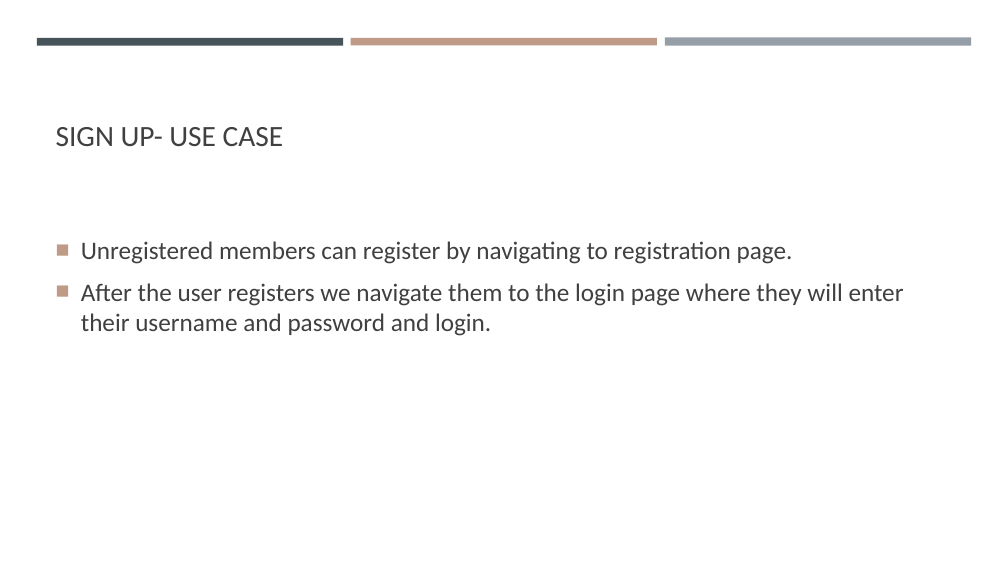
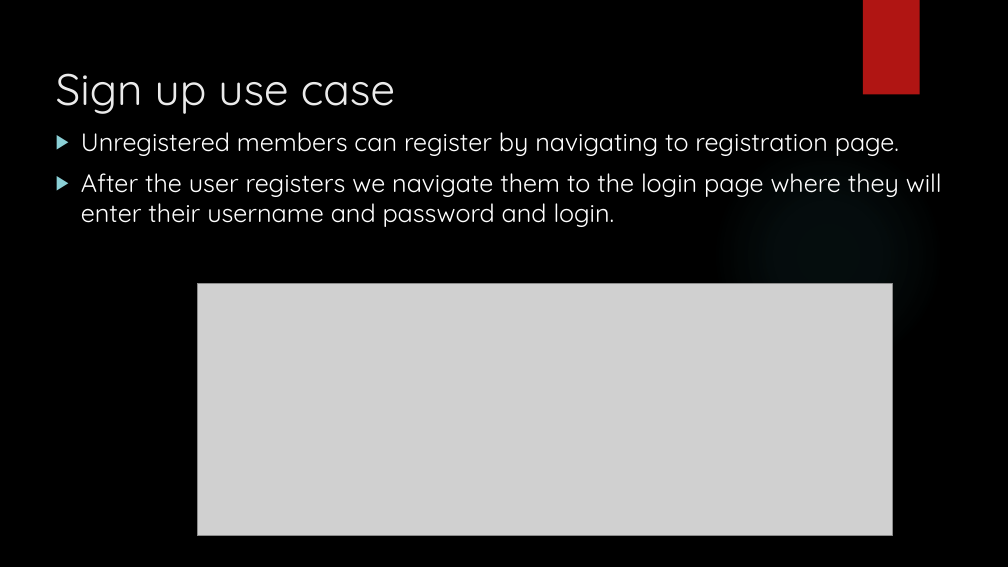
Before and after one commit to Gebrealief/final-wap-project, a slide deck: slide 7 of Wap presentation.pptx. Drawn at 1008x567 pixels with LibreOffice and Linux fonts; fonts in the diff are those of the drawing; grey boxes stand for pictures; background and template pictures are left out. Boxes give left, top, right and bottom in pixels: in the first picture for what was removed or moved away, otherwise in the second. Text is boxed around its words. In the diff, an @@ line names an element or a change of style, - is before the commit and + after.

```diff
--- a/Wap presentation.pptx
+++ b/Wap presentation.pptx
@@ background #FFFFFF to picture (left out) @@
@@ rectangle added at (863,0,920,95), fill #B01513 @@
@@ rectangle removed at (37,38,343,45) @@
@@ title "Sign up use case" at (56,73,395,114): vertical alignment bottom to top @@
@@ rectangle removed at (351,38,657,45) @@
@@ rectangle removed at (665,38,971,46) @@
@@ title at (56,73,395,114): text changed; size 28 to 42 pt; font Calibri to Quicksand; text colour #404040 to #EBEBEB @@
-SIGN UP- USE CASE
+Sign up use case
@@ text "Unregistered members can register by ...": place and size @@
-text "Unregistered members can register by ..." at (81,241,904,336)
+text "Unregistered members can register by ..." at (81,132,942,227)
@@ text "Unregistered members can register by ..." at (81,132,942,227): font Calibri to Quicksand, text colour #404040 to #FFFFFF; bullet ■ to ▶; bullet colour #BE9A87 to #8AD0D6; vertical alignment middle to top @@
@@ ellipse added at (712,138,944,371), fill gradient #50B9C1 @@
@@ picture added at (197,284,892,536) @@
```
Also in this commit, not shown: 9 other slides changed, 3 slides added, 2 slides removed, 25 other files.
